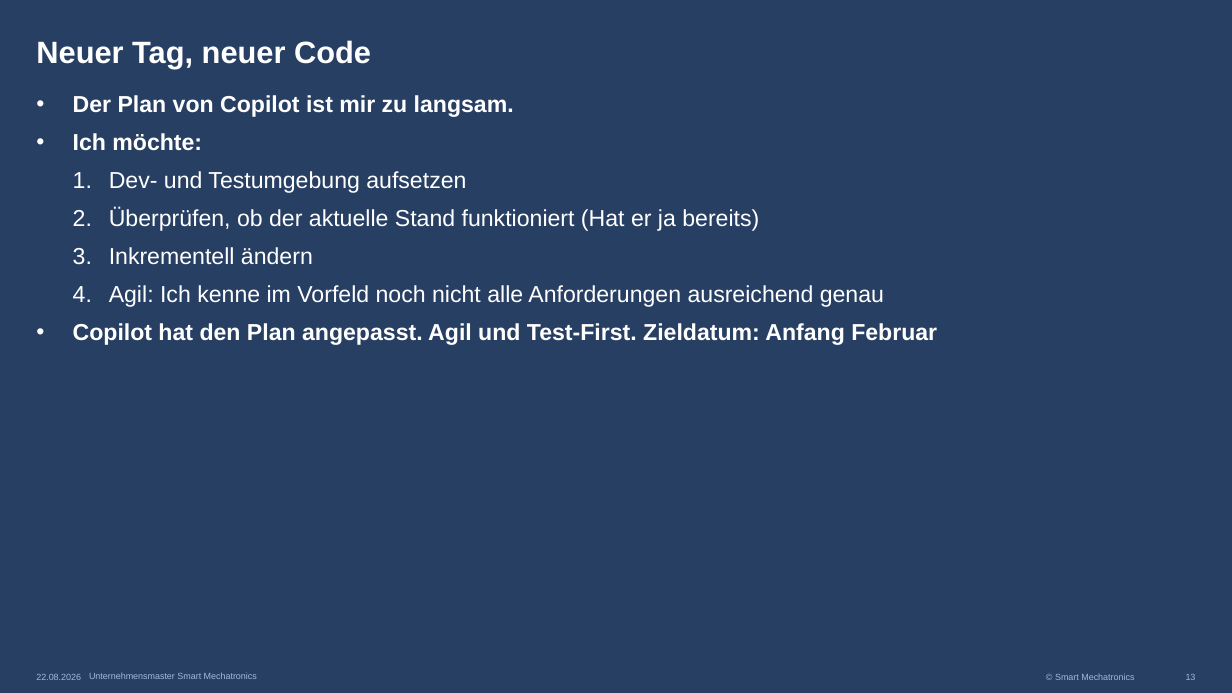
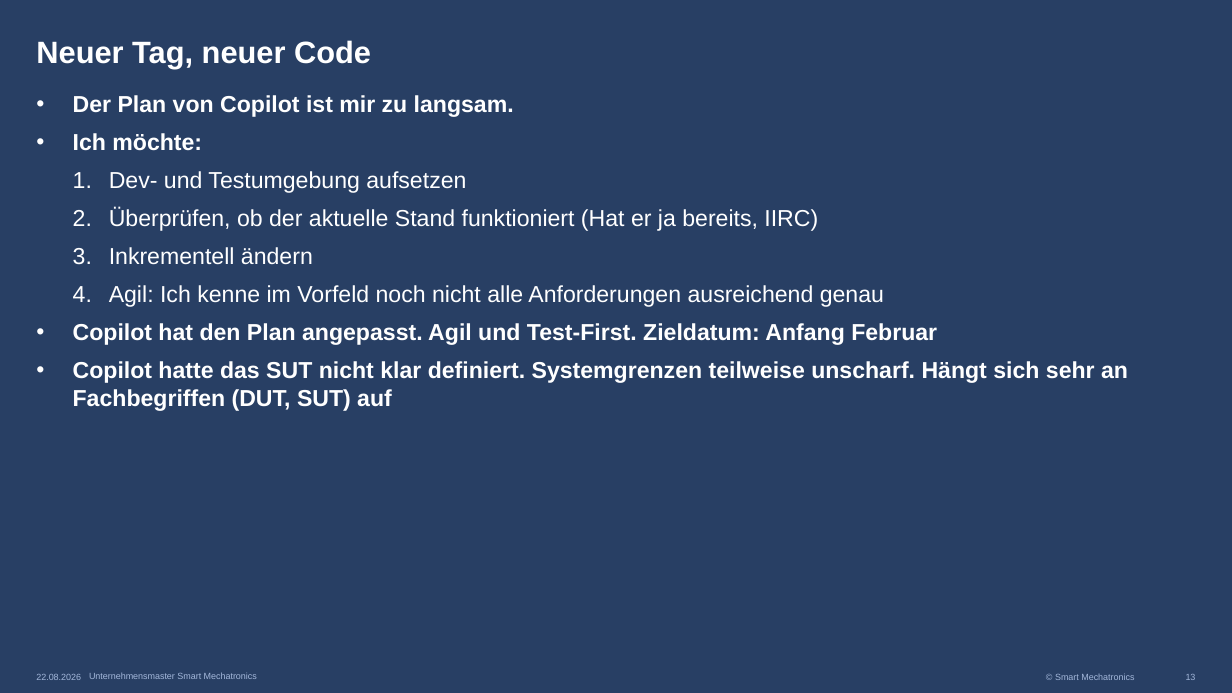
Before and after one commit to robse2069/ProcessControl, a slide deck: slide 13 of Präsentation_Refactoring/Softwarearchäologie live.pptx. Drawn at 1232x693 pixels with LibreOffice and Linux fonts; fonts in the diff are those of the drawing; background and template pictures are left out. Boxes give left, top, right and bottom in pixels: in the first picture for what was removed or moved away, otherwise in the second. Text is boxed around its words. In the diff, an @@ line names an element or a change of style, - is before the commit and + after.

```diff
--- a/Präsentation_Refactoring/Softwarearchäologie live.pptx
+++ b/Präsentation_Refactoring/Softwarearchäologie live.pptx
@@ text at (109, 207, 818, 231): text changed @@
-  2. Überprüfen, ob der aktuelle Stand funktioniert (Hat er ja bereits)
+  2. Überprüfen, ob der aktuelle Stand funktioniert (Hat er ja bereits, IIRC)
@@ text at (73, 361, 1128, 411): paragraph added @@
+• Copilot hatte das SUT nicht klar definiert. Systemgrenzen teilweise unscharf. Hängt sich sehr an Fachbegriffen (DUT, SUT) auf
```
Also in this commit, not shown: 1 other slide changed, 6 slides added.
